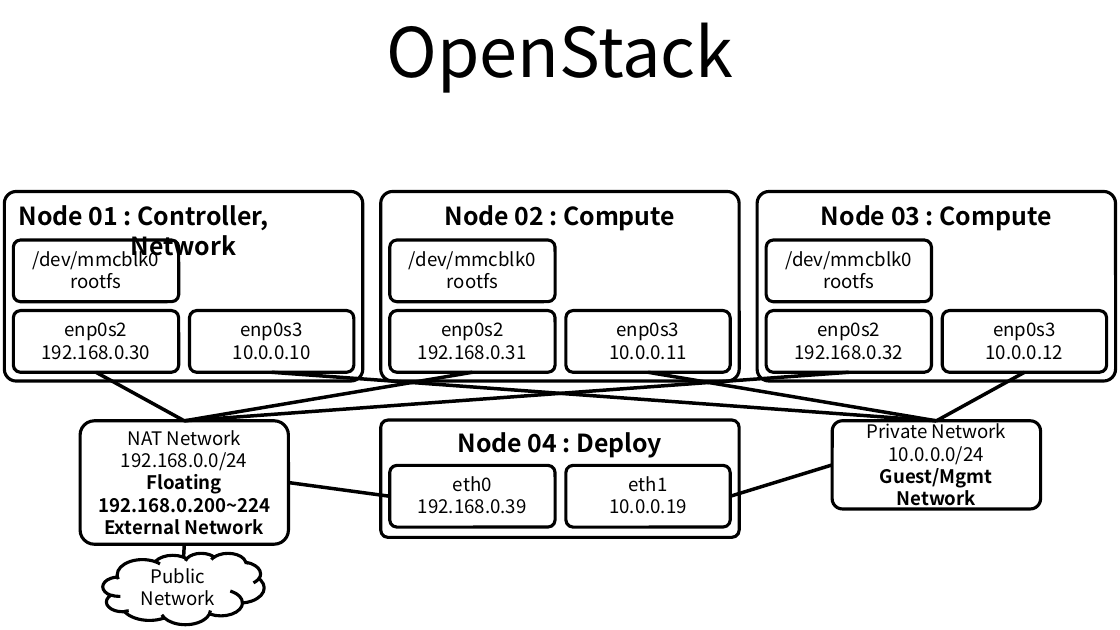
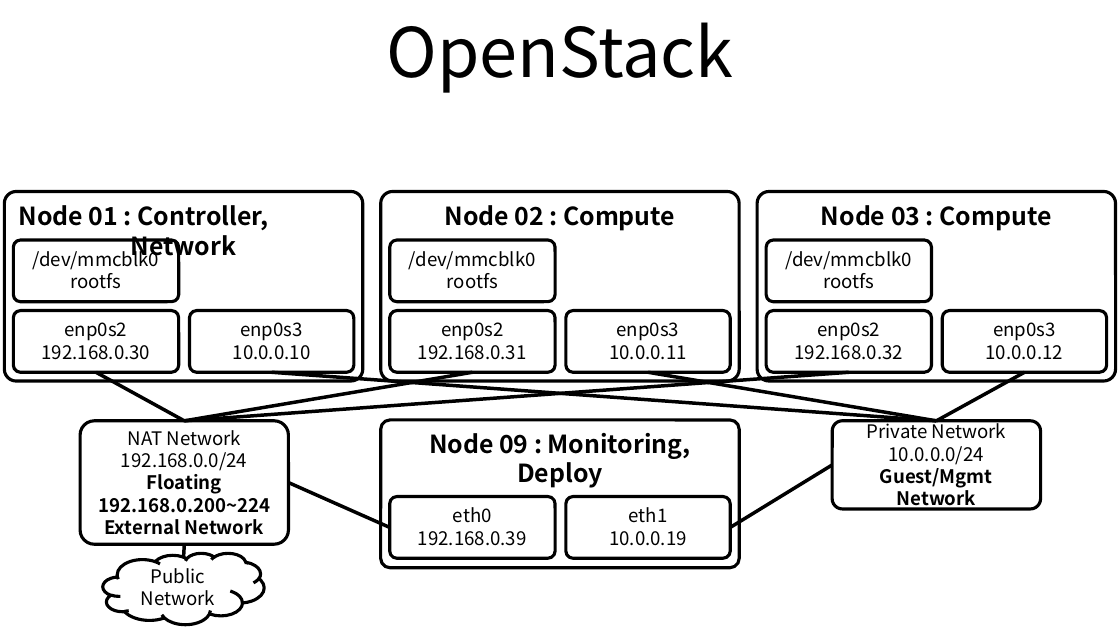
Before and after one commit to ssup2/blog-old, a slide deck: slide 3 of images/record/ODROID-H2_Cluster_Build/ODROID-H2_Cluster_Build.pptx. Drawn at 1120x630 pixels with LibreOffice and Linux fonts; fonts in the diff are those of the drawing. Boxes give left, top, right and bottom in pixels: in the first picture for what was removed or moved away, otherwise in the second. Text is boxed around its words. In the diff, an @@ line names an element or a change of style, - is before the commit and + after.

```diff
--- a/images/record/ODROID-H2_Cluster_Build/ODROID-H2_Cluster_Build.pptx
+++ b/images/record/ODROID-H2_Cluster_Build/ODROID-H2_Cluster_Build.pptx
@@ rounded rectangle "Node 09 : Monitoring, Deploy": place and size @@
-rounded rectangle "Node 09 : Monitoring, Deploy" at [381,420,739,538]
+rounded rectangle "Node 09 : Monitoring, Deploy" at [381,420,739,568]
@@ text in rounded rectangle at [429,433,691,488]: text changed @@
-Node 04 : Deploy
+Node 09 : Monitoring, Deploy
@@ line moved from (730, 496) - (832, 465) to (730, 528) - (832, 465) @@
@@ line moved from (390, 496) - (289, 483) to (390, 528) - (289, 483) @@
@@ rounded rectangle "eth0": place and size @@
-rounded rectangle "eth0" at [390,466,556,528]
+rounded rectangle "eth0" at [390,496,556,558]
@@ rounded rectangle "eth1": place and size @@
-rounded rectangle "eth1" at [566,466,730,528]
+rounded rectangle "eth1" at [566,496,730,558]
```
Also in this commit, not shown: 2 other slides changed, 12 other files.
